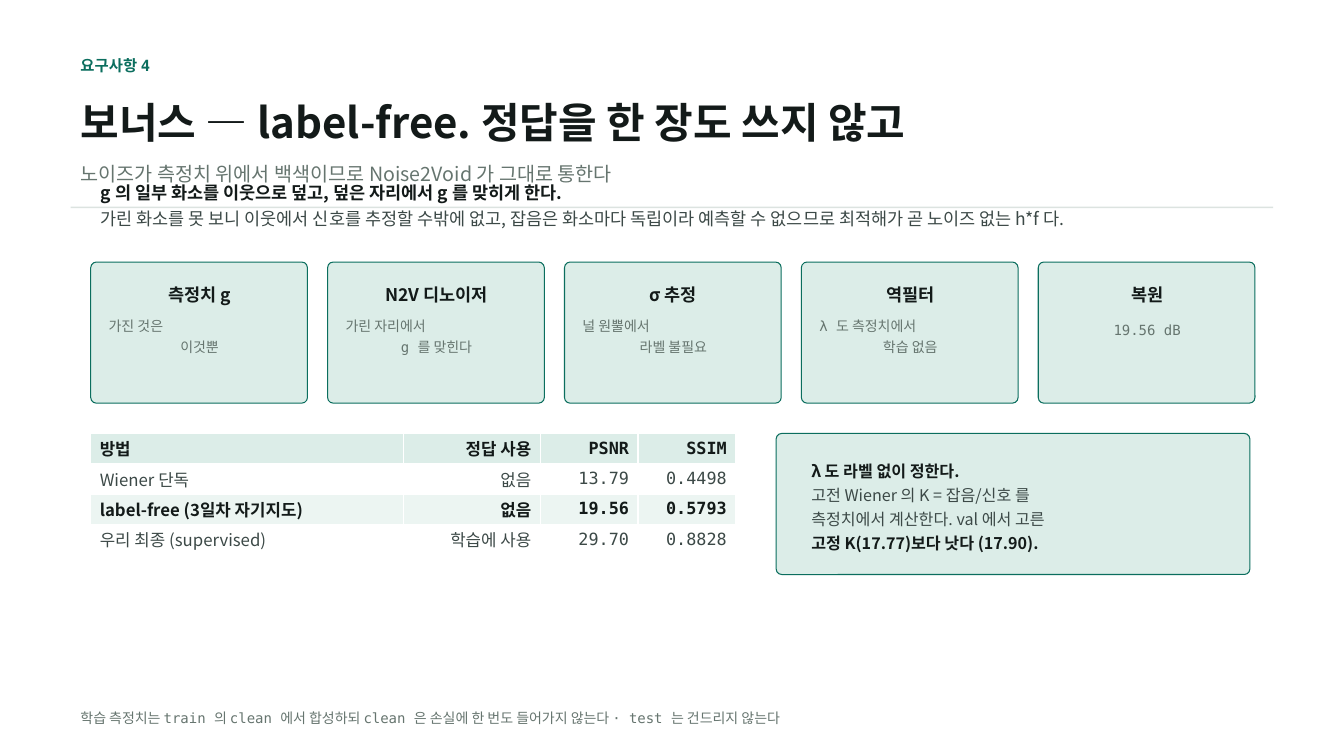
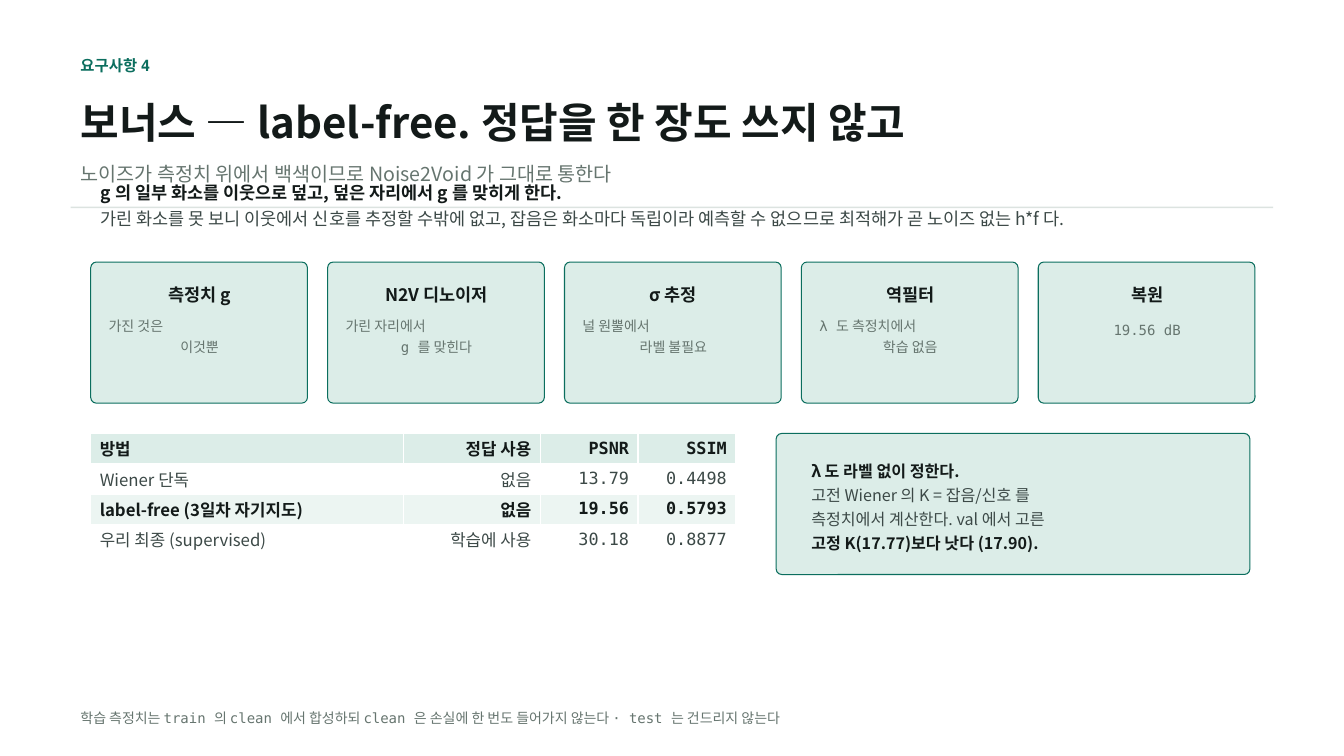
Before and after one commit to kithhooni-commits/ds-practice, a slide deck: slide 18 of 실습5/실습5_day3_발표.pptx. Drawn at 1344x756 pixels with LibreOffice and Linux fonts; fonts in the diff are those of the drawing. Boxes give left, top, right and bottom in pixels: in the first picture for what was removed or moved away, otherwise in the second. Text is boxed around its words. In the diff, an @@ line names an element or a change of style, - is before the commit and + after.

```diff
--- a/실습5/실습5_day3_발표.pptx
+++ b/실습5/실습5_day3_발표.pptx
@@ table at bbox=[91, 434, 736, 555] @@
-row 4, column 3: 29.70
+row 4, column 3: 30.18
-row 4, column 4: 0.8828
+row 4, column 4: 0.8877
```
Also in this commit, not shown: 5 other slides changed.
